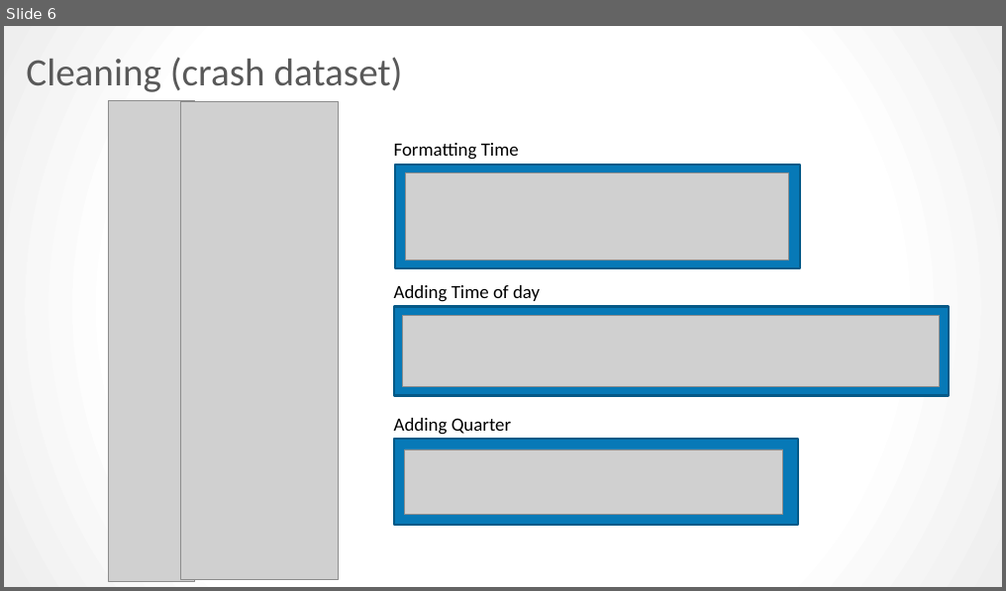
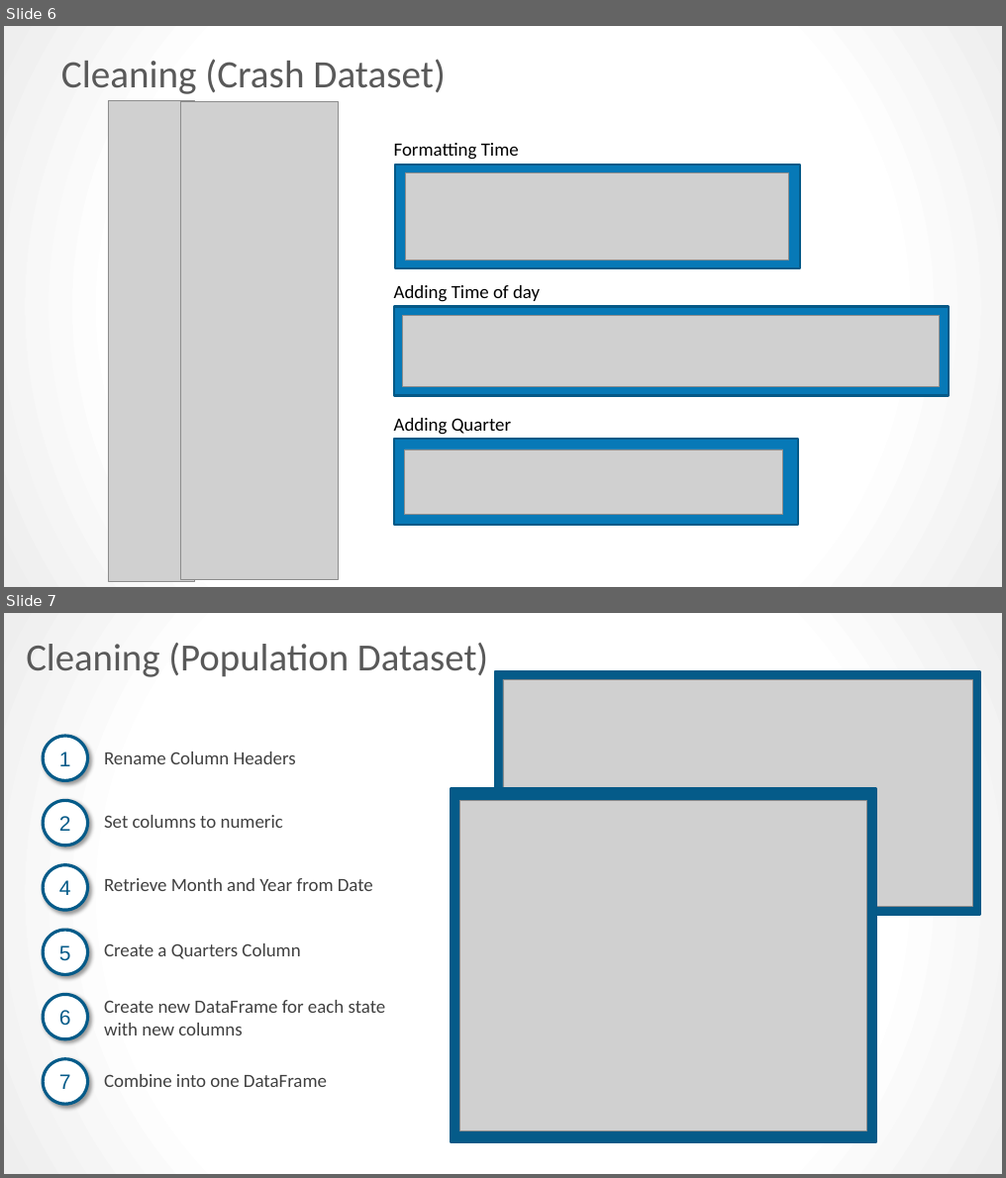
Before and after one commit to kpellas/Project_1, a slide deck: Project Presentation.pptx. Shown one above the other, each under a label of ours: slide 6 before the commit, slides 6 and 7 after it. The pictures are 1006x591 and 1006x1178 pixels, drawn with LibreOffice and Linux fonts; fonts in the diff are those of the drawing; grey boxes stand for pictures. Boxes give left, top, right and bottom in pixels: in the first picture for what was removed or moved away, otherwise in the second. Text is boxed around its words. In the diff, an @@ line names an element or a change of style, - is before the commit and + after.

```diff
--- a/Project Presentation.pptx
+++ b/Project Presentation.pptx
@@ slide 7 added at (4, 613, 1002, 1174), background gradient #FFFFFF to #EEEEEE @@
@@ text added at (26, 643, 488, 677), 37 pt, text #595959 @@
+Cleaning (Population Dataset)
@@ rectangle added at (496, 671, 980, 915), fill #055B89, outline #055A87 2 pt @@
@@ picture added at (503, 679, 973, 906) @@
@@ ellipse added at (43, 736, 88, 780), fill #FFFFFF, outline #055B89 3 pt, 20 pt, text #055B89 @@
+1
@@ text added at (104, 752, 296, 764), 18 pt, text #404040 @@
+Rename Column Headers
@@ rectangle added at (450, 789, 876, 1143), fill #055B89, outline #055A87 2 pt @@
@@ ellipse added at (43, 801, 88, 846), fill #FFFFFF, outline #055B89 3 pt, 20 pt, text #055B89 @@
+2
@@ text added at (104, 815, 283, 828), 18 pt, text #404040 @@
+Set columns to numeric
@@ picture added at (460, 800, 866, 1131) @@
@@ ellipse added at (43, 865, 88, 910), fill #FFFFFF, outline #055B89 3 pt, 20 pt, text #055B89 @@
+4
@@ text added at (104, 878, 373, 891), 18 pt, text #404040 @@
+Retrieve Month and Year from Date
@@ ellipse added at (43, 930, 88, 974), fill #FFFFFF, outline #055B89 3 pt, 20 pt, text #055B89 @@
+5
@@ text added at (104, 944, 300, 959), 18 pt, text #404040 @@
+Create a Quarters Column
@@ ellipse added at (43, 995, 88, 1040), fill #FFFFFF, outline #055B89 3 pt, 20 pt, text #055B89 @@
+6
@@ text added at (104, 1000, 386, 1036), 18 pt, text #404040 @@
+Create new DataFrame for each state with new columns
@@ ellipse added at (43, 1059, 88, 1104), fill #FFFFFF, outline #055B89 3 pt, 20 pt, text #055B89 @@
+7
@@ text added at (104, 1074, 327, 1087), 18 pt, text #404040 @@
+Combine into one DataFrame
@@ slide 6 changed as well @@
@@ title at (61, 59, 445, 94): text changed @@
-Cleaning (crash dataset)
+Cleaning (Crash Dataset)
```
Also in this commit, not shown: 4 other slides changed, 22 other slides added, 9 slides removed.
